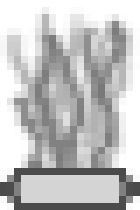
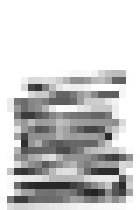
Two versions of the same layered image (140x210). Layer-by-layer changes:
added layer "Transformation" above "Ancien" over [0, 70, 140, 210]
moved "Bas" into group "Ancien" over [0, 168, 140, 210]
moved "Calque #1" into group "Ancien" over [0, 7, 140, 189]
added group "Nouveau" with 4 layers over [0, 7, 140, 210]
renamed "Calque" to "Base", hid it, moved it into group "Nouveau", painted on it over [0, 14, 140, 210]
